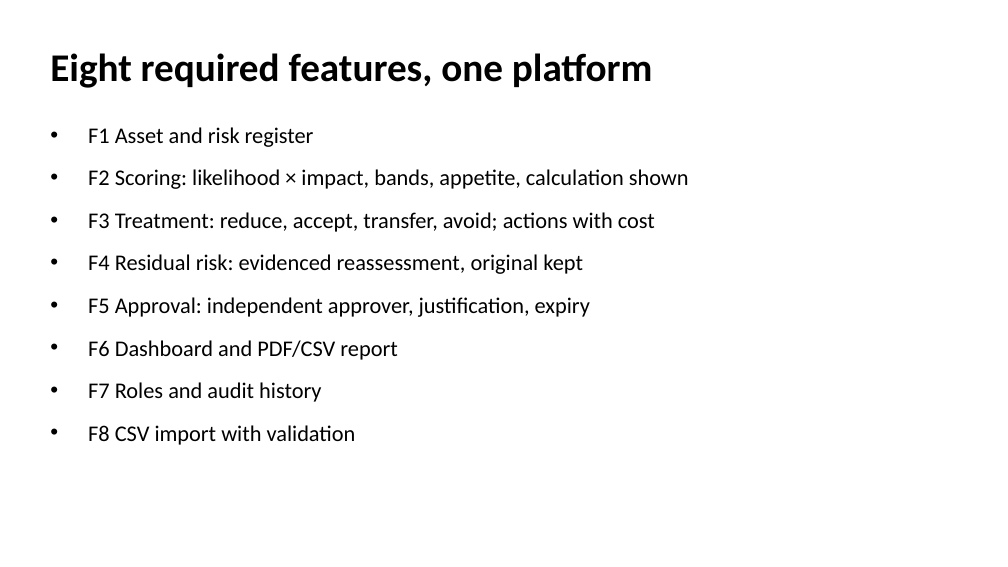
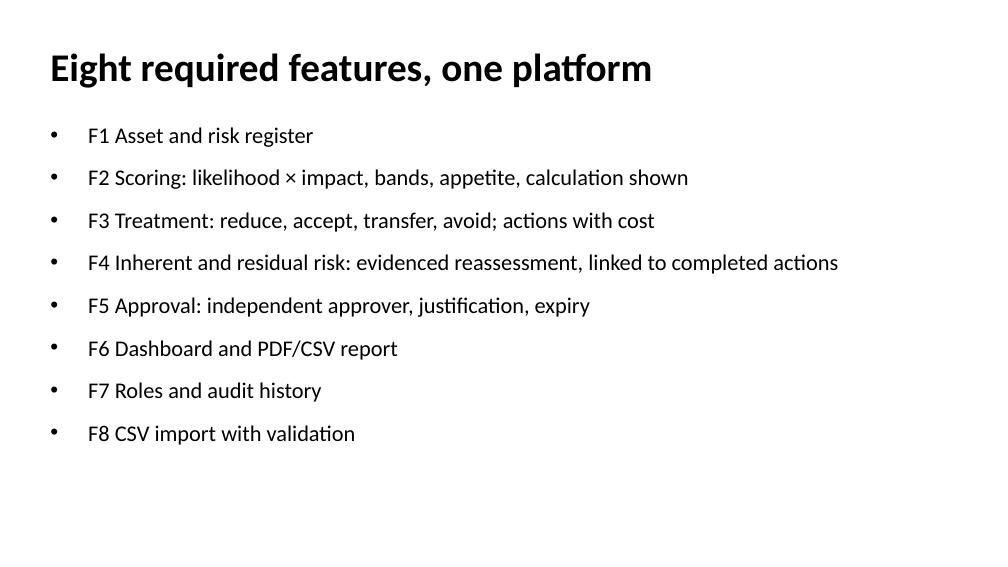
Before and after one commit to 2512742/GRC208, a slide deck: slide 3 of WS5-presentation/slides/GRC208_Group1_Slides.pptx. Drawn at 1008x567 pixels with LibreOffice and Linux fonts; fonts in the diff are those of the drawing. Boxes give left, top, right and bottom in pixels: in the first picture for what was removed or moved away, otherwise in the second. Text is boxed around its words. In the diff, an @@ line names an element or a change of style, - is before the commit and + after.

Commit message:
docs: report, slides, abstract and video script updated for inherent/residual risk and the Neon backup
- Report: 16 figures replaced (new screenshots, architecture with the Neon remote backup, ER
  diagram with assessment_action); wording Original/Current -> Inherent/Residual; database
  roles; 480 API tests, 95% coverage, 29 interface tests; level definitions in the app.
- Slides 3, 4, 5, 7, 10 and their four images; abstract and video script to match.
- Diagram sources kept as Mermaid (D1/D2 .mmd); E20 and the sample PDF regenerated.
- PDF report: heat map heading names the residual (current) scores.

```diff
--- a/WS5-presentation/slides/GRC208_Group1_Slides.pptx
+++ b/WS5-presentation/slides/GRC208_Group1_Slides.pptx
@@ text at [88, 254, 838, 274]: text changed @@
-• F4 Residual risk: evidenced reassessment, original kept
+• F4 Inherent and residual risk: evidenced reassessment, linked to completed actions
```
Also in this commit, not shown: 5 other slides changed, 11 other files.
